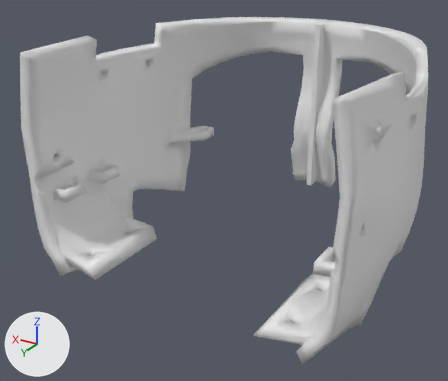
Before and after pictures for a commit that changed the Blender file blender/stable/animatronic-skull/SYLVIE-0.21.0-REV2-SKULL-SKULLpt1.blend.
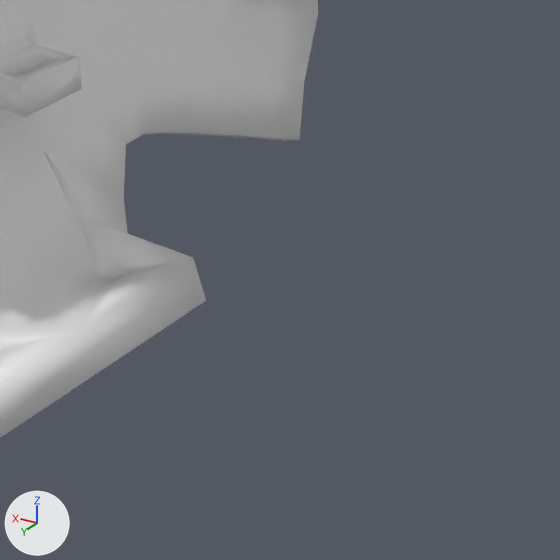
The first picture shows the older version from a 50 mm lens placed at (-106.5, 206.4, 83.9), pointed at (9.2, 13.5, -12.5). The close-ups show both versions on the part from 21% to 59% of the width and 39% to 83% of the height of that picture; other places that the commit changed are outside them. Arrows for +X, +Y and +Z are at lower left; the lights stay in place.
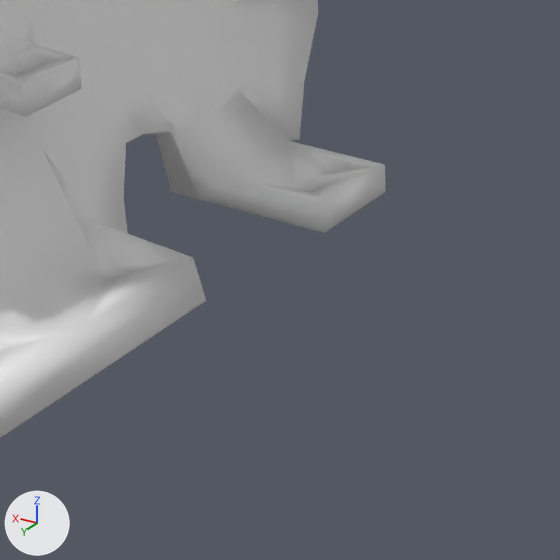
Where the newer file only moved an object's origin or applied its transform, the numbers keep the older frame.

Boxes (x1, y1, x2, y2) around the edits, measured in the close-ups (560 x 560 px):
'Cube.002', reshaped
    before: (0, 0, 318, 437)
    after: (0, 0, 386, 437)
part 1 of me_cube_002, built on
    before: (139, 77, 262, 138)
    after: (139, 77, 386, 233)

What changed in the scene script:
```text
Change me_cube_002:
    used by ob_cube_002; location = (0.0, 0.0, 0.0); scale = (89.3, 89.3, 89.3)
    remove me_cube_002.from_pydata(...)  # 3261 vertices, 2580 faces; spans x -0.712..0.712, y -0.676..0.733, z -0.544..0.507
    add me_cube_002.from_pydata(...)  # 3583 vertices, 2764 faces; spans x -0.712..0.712, y -0.676..0.733, z -0.544..0.507
    me_cube_002 part 1: 3 vertices removed from x 0.6..0.613, y -0.071..0.053, z -0.324..-0.278; 164 vertices added at x 0.339..0.641, y -0.111..0.055, z -0.377..-0.256
```
